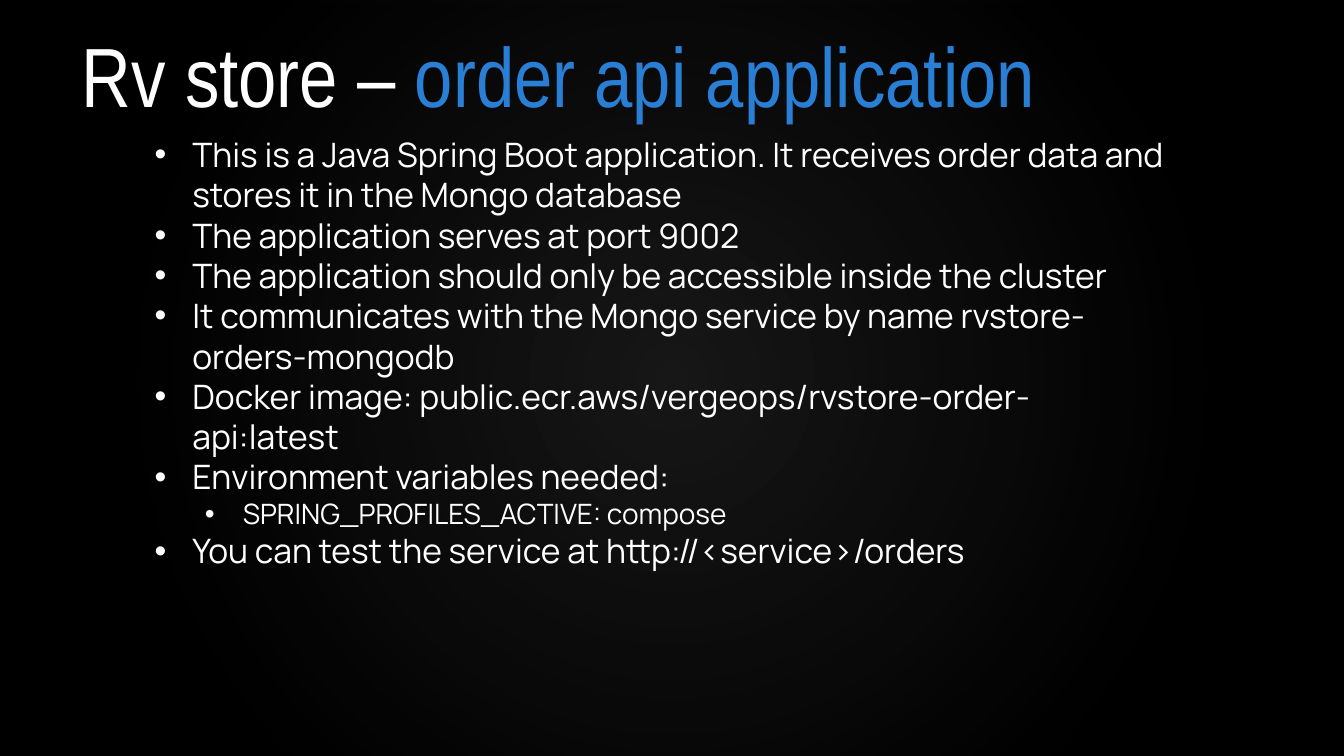
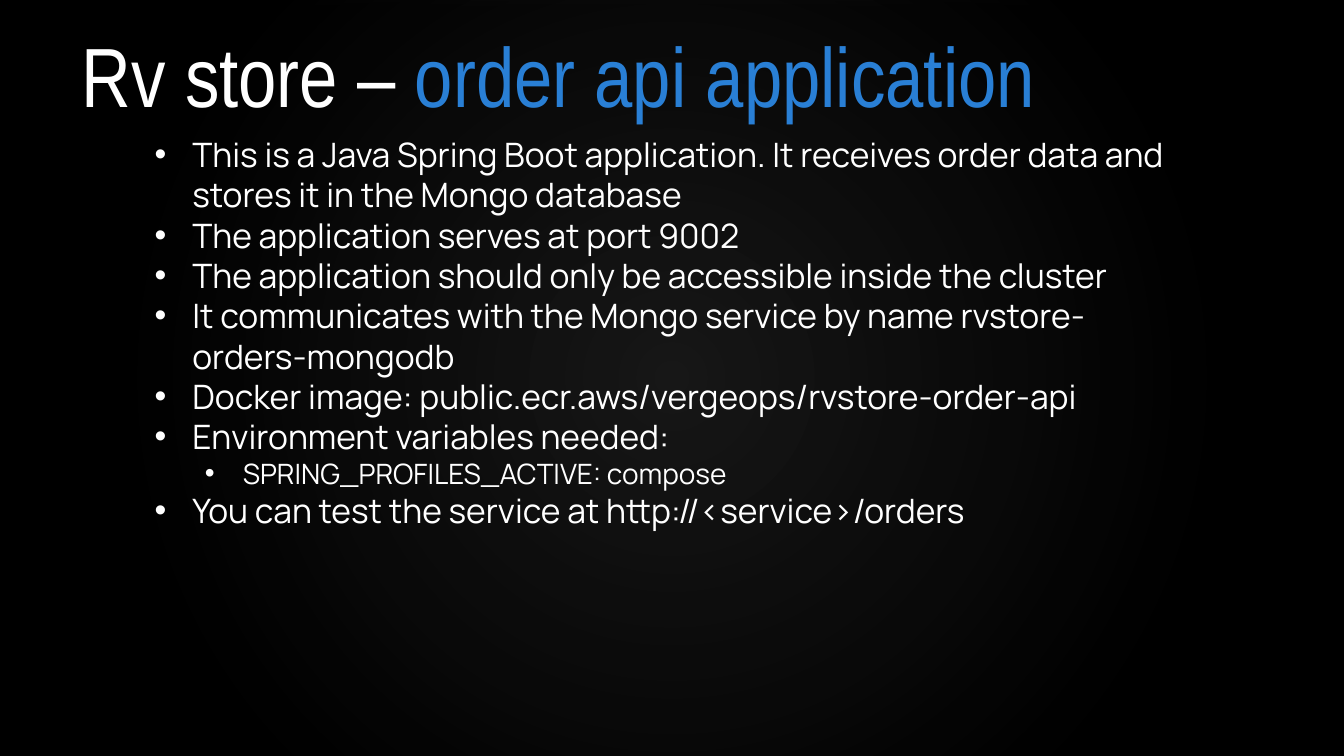
Before and after one commit to VergeOps/k8s-rvstore, a slide deck: slide 11 of rvstore_hackathon/Kubernetes-RV Store Hackathon.pptx. Drawn at 1344x756 pixels with LibreOffice and Linux fonts; fonts in the diff are those of the drawing; background and template pictures are left out. Boxes give left, top, right and bottom in pixels: in the first picture for what was removed or moved away, otherwise in the second. Text is boxed around its words. In the diff, an @@ line names an element or a change of style, - is before the commit and + after.

```diff
--- a/rvstore_hackathon/Kubernetes-RV Store Hackathon.pptx
+++ b/rvstore_hackathon/Kubernetes-RV Store Hackathon.pptx
@@ text at (192,384,1076,418): text changed @@
-• Docker image: public.ecr.aws/vergeops/rvstore-order-api:latest
+• Docker image: public.ecr.aws/vergeops/rvstore-order-api
```
Also in this commit, not shown: 2 other slides changed, 1 other file.
